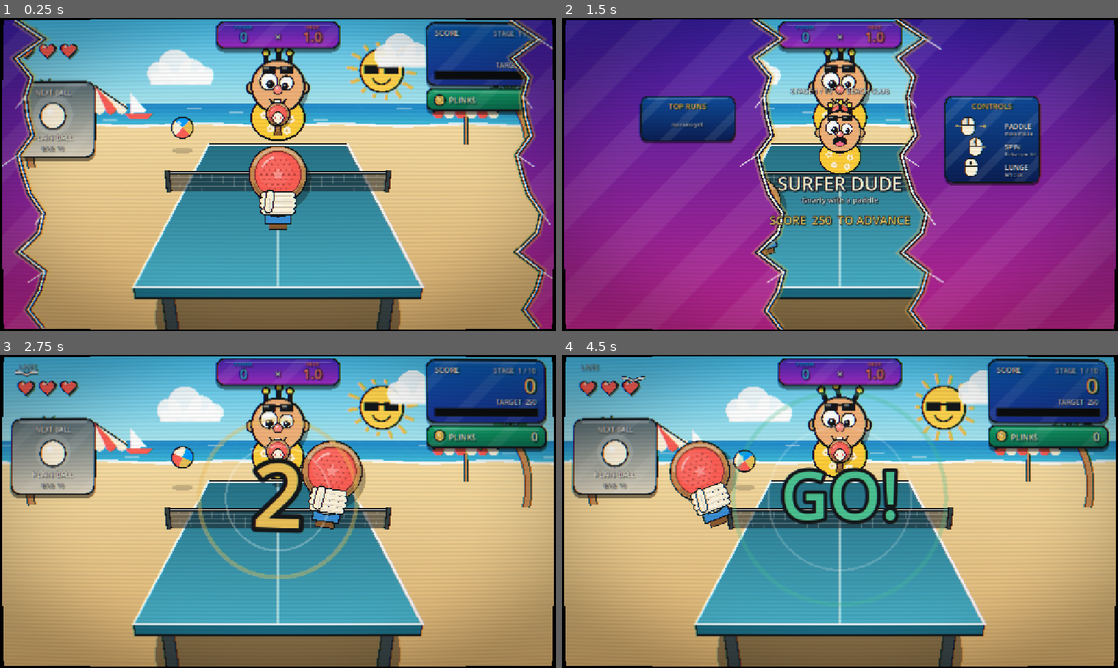
Above: before the commit, frames 1-4 (two rows, left to right).
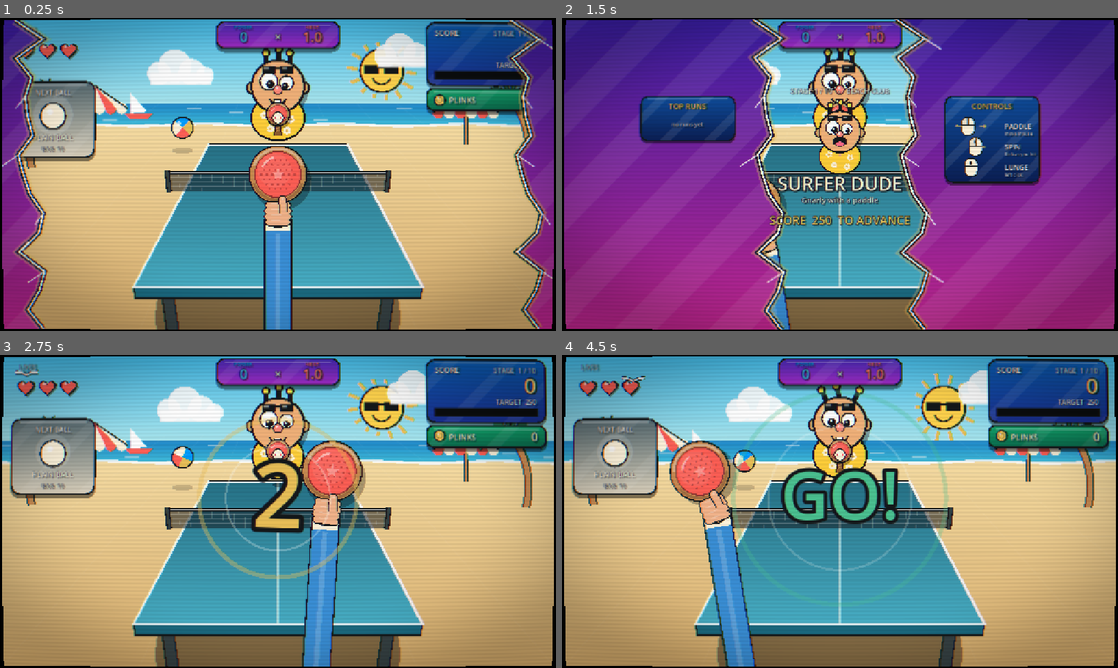
Above: after the commit, the same moments.

Repository: happsie/RoguePong
Game: Godot game, scene res://scenes/main.tscn
Two runs of this game, one before a commit and one after it. Both use one fixed random seed, a clock stepped at 60 frames per second and the inputs below.
Inputs (mouse positions are in pixels of both pictures, inside the frame that each line leads up to):
- Up to frame 1 (0.25 s): no input
- Up to frame 2 (1.5 s): tap Enter at 0.5, 0.6 s; move the mouse to (962, 158) at 0.52 s; click (962, 158) at 0.67 s; tap Space at 0.77 s; drag from (728, 190) to (812, 237) at 1.27 s
- Up to frame 3 (2.75 s): move the mouse to (333, 442) at 2.02 s; tap Enter at 2.1 s; click (333, 442) at 2.17 s
- Up to frame 4 (4.5 s): drag from (812, 574) to (673, 464) at 2.77 s; move the mouse to (1006, 558) at 3.52 s; tap Enter at 3.6 s; click (1006, 558) at 3.67 s; tap Space at 3.77 s; drag from (673, 464) to (756, 433) at 4.27 s

The runs differ from the first frame. In frame 1, 2.4% of the frame differs, in the area x 46-54%, y 54-100%; in frame 2, 0.4%; in frame 3, 3.0%; in frame 4, 3.1%, in the area x 23-35%, y 40-100%.

Commit message:
Revert "Paddle hand: gloved fist with a cuff, no forearm"
This reverts commit e88d507f54bb426cae34051ce60db853dd3be577.

Diff:
--- a/scripts/art.gd
+++ b/scripts/art.gd
@@ -164,54 +164,46 @@
 	ci.draw_set_transform(Vector2.ZERO, 0.0, Vector2.ONE)
 
 
-## The player's gloved hand gripping the handle: a fat cartoon fist, four fingers rolled round the
-## handle, a thumb over the top and a short cuff. `handle` is the skin's handle length. Draw it after the paddle.
+## The player's hand gripping the handle, with a sleeved forearm rising from the bottom of the screen.
+## `handle` is the skin's handle length. Draw it after the paddle.
 static func hand(ci: CanvasItem, pos: Vector2, r: float, tilt: float, alpha: float, handle: float = 1.0) -> void:
-	var glove := Color("fff4dc")
-	var shade := glove.darkened(0.14)
-	var cuff := Color("3a8fd6")
-	var y := r * (0.55 + 1.3 * handle) - r * 0.85
-	var w := r * 0.55
+	var skin := Color("f2b38a")
+	var sleeve := Color("3a8fd6")
+	var y := r * (0.55 + 1.3 * handle) - r * 0.45
+	# forearm: from the wrist down off the screen, in screen space so it stays roughly upright
+	var wrist := pos + Vector2(0, y + r * 0.2).rotated(tilt)
+	var far := Vector2(lerpf(wrist.x, 640.0, 0.25), 820.0)
+	var dir := (far - wrist).normalized()
+	ci.draw_line(wrist, far, Color(INK, alpha), r * 0.9 + 6.0)
+	ci.draw_line(wrist, far, Color(sleeve, alpha), r * 0.9)
+	ci.draw_line(wrist + dir * r * 0.5, far, Color(sleeve.lightened(0.18), alpha), r * 0.18)
+	ci.draw_line(wrist, wrist + dir * r * 0.42, Color(CREAM, alpha), r * 0.9)
 	ci.draw_set_transform(pos, tilt, Vector2.ONE)
-	# cuff
-	var cr := Rect2(-w * 0.8, y + r * 0.3, w * 1.6, r * 0.42)
-	ci.draw_rect(cr.grow(3.0), Color(INK, alpha))
-	ci.draw_rect(cr, Color(cuff, alpha))
-	ci.draw_rect(Rect2(cr.position, Vector2(cr.size.x, cr.size.y * 0.3)), Color(cuff.lightened(0.3), alpha))
-	# back of the fist
-	var pc := Vector2(0, y + r * 0.08)
-	ellipse(ci, pc, w + 3.0, r * 0.4 + 3.0, Color(INK, alpha))
-	ellipse(ci, pc, w, r * 0.4, Color(glove, alpha))
-	ellipse(ci, pc + Vector2(w * 0.12, r * 0.12), w * 0.8, r * 0.26, Color(shade, alpha))
-	# four fat fingers rolled round the handle, each ending in a rounded tip on the right
-	var fh := r * 0.19
-	for pass_ in 2:
-		for i in 4:
-			var fy := y - r * 0.27 + i * fh * 1.02
-			var half := w * (1.0 - absf(i - 1.5) * 0.07)
-			var c := fh * 0.5
-			if pass_ == 0:
-				ci.draw_line(Vector2(-half, fy), Vector2(half, fy), Color(INK, alpha), fh + 5.0)
-				ci.draw_circle(Vector2(-half, fy), c + 2.5, Color(INK, alpha))
-				ci.draw_circle(Vector2(half, fy), c + 2.5, Color(INK, alpha))
-			else:
-				ci.draw_line(Vector2(-half, fy), Vector2(half, fy), Color(glove, alpha), fh)
-				ci.draw_circle(Vector2(-half, fy), c, Color(glove, alpha))
-				ci.draw_circle(Vector2(half, fy), c, Color(glove, alpha))
-				ci.draw_line(Vector2(-half + c, fy + c * 0.55), Vector2(half, fy + c * 0.55), Color(shade, alpha), maxf(2.0, fh * 0.16))
-				ci.draw_line(Vector2(-half * 0.55, fy - c * 0.4), Vector2(half * 0.2, fy - c * 0.4), Color(Color.WHITE, 0.9 * alpha), maxf(1.5, fh * 0.12))
-	# thumb: a chunky capsule laid diagonally over the front of the fingers
-	var t0 := Vector2(-w * 0.62, y + r * 0.22)
-	var t1 := Vector2(-w * 0.5, y - r * 0.3)
-	var tw := r * 0.25
-	ci.draw_line(t0, t1, Color(INK, alpha), tw + 5.0)
-	ci.draw_circle(t0, tw * 0.5 + 2.5, Color(INK, alpha))
-	ci.draw_circle(t1, tw * 0.5 + 2.5, Color(INK, alpha))
-	ci.draw_line(t0, t1, Color(glove, alpha), tw)
-	ci.draw_circle(t0, tw * 0.5, Color(glove, alpha))
-	ci.draw_circle(t1, tw * 0.5, Color(glove, alpha))
-	ci.draw_line(t0 + Vector2(tw * 0.1, tw * 0.32), t1 + Vector2(0, tw * 0.32), Color(shade, alpha), maxf(2.0, tw * 0.14))
-	ci.draw_circle(t1 + Vector2(-tw * 0.12, -tw * 0.15), tw * 0.16, Color(Color.WHITE, alpha))
+	# fist: a palm with four fingers wrapped around the handle and the thumb laid along it
+	var w := r * 0.4
+	ellipse(ci, Vector2(0, y + r * 0.04), w + 3.0, r * 0.42 + 3.0, Color(INK, alpha))
+	ellipse(ci, Vector2(0, y + r * 0.04), w, r * 0.42, Color(skin.darkened(0.08), alpha))
+	for i in 4:
+		var fy := y - r * 0.3 + i * r * 0.2
+		var fx := w * (0.92 - absf(i - 1.5) * 0.08)
+		ci.draw_line(Vector2(-fx, fy), Vector2(fx, fy), Color(INK, alpha), r * 0.22 + 5.0)
+		ci.draw_circle(Vector2(-fx, fy), r * 0.11 + 2.5, Color(INK, alpha))
+		ci.draw_circle(Vector2(fx, fy), r * 0.11 + 2.5, Color(INK, alpha))
+	for i in 4:
+		var fy := y - r * 0.3 + i * r * 0.2
+		var fx := w * (0.92 - absf(i - 1.5) * 0.08)
+		ci.draw_line(Vector2(-fx, fy), Vector2(fx, fy), Color(skin, alpha), r * 0.22)
+		ci.draw_circle(Vector2(-fx, fy), r * 0.11, Color(skin, alpha))
+		ci.draw_circle(Vector2(fx, fy), r * 0.11, Color(skin, alpha))
+		ci.draw_line(Vector2(-fx + r * 0.1, fy - r * 0.05), Vector2(fx * 0.3, fy - r * 0.05), Color(skin.lightened(0.3), 0.8 * alpha), maxf(1.5, r * 0.04))
+	# thumb, resting on top of the fingers
+	var t0 := Vector2(w * 0.55, y - r * 0.02)
+	var t1 := Vector2(w * 0.4, y - r * 0.5)
+	ci.draw_line(t0, t1, Color(INK, alpha), r * 0.24 + 5.0)
+	ci.draw_circle(t1, r * 0.12 + 2.5, Color(INK, alpha))
+	ci.draw_line(t0, t1, Color(skin, alpha), r * 0.24)
+	ci.draw_circle(t1, r * 0.12, Color(skin, alpha))
+	ci.draw_circle(t1 + Vector2(0, -r * 0.03), r * 0.05, Color(skin.lightened(0.35), alpha))
 	ci.draw_set_transform(Vector2.ZERO, 0.0, Vector2.ONE)
 
 
Not shown, changed: CLAUDE.md
